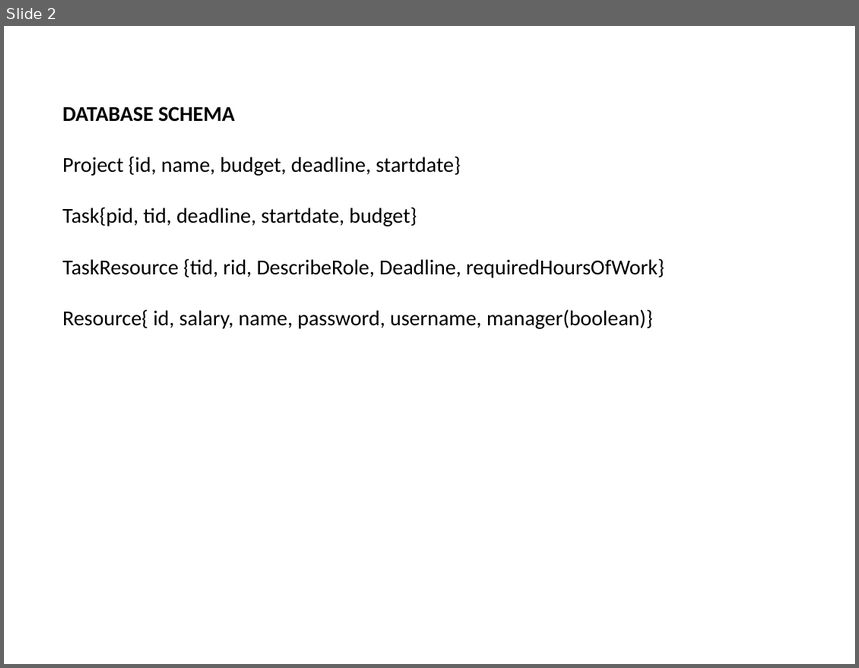
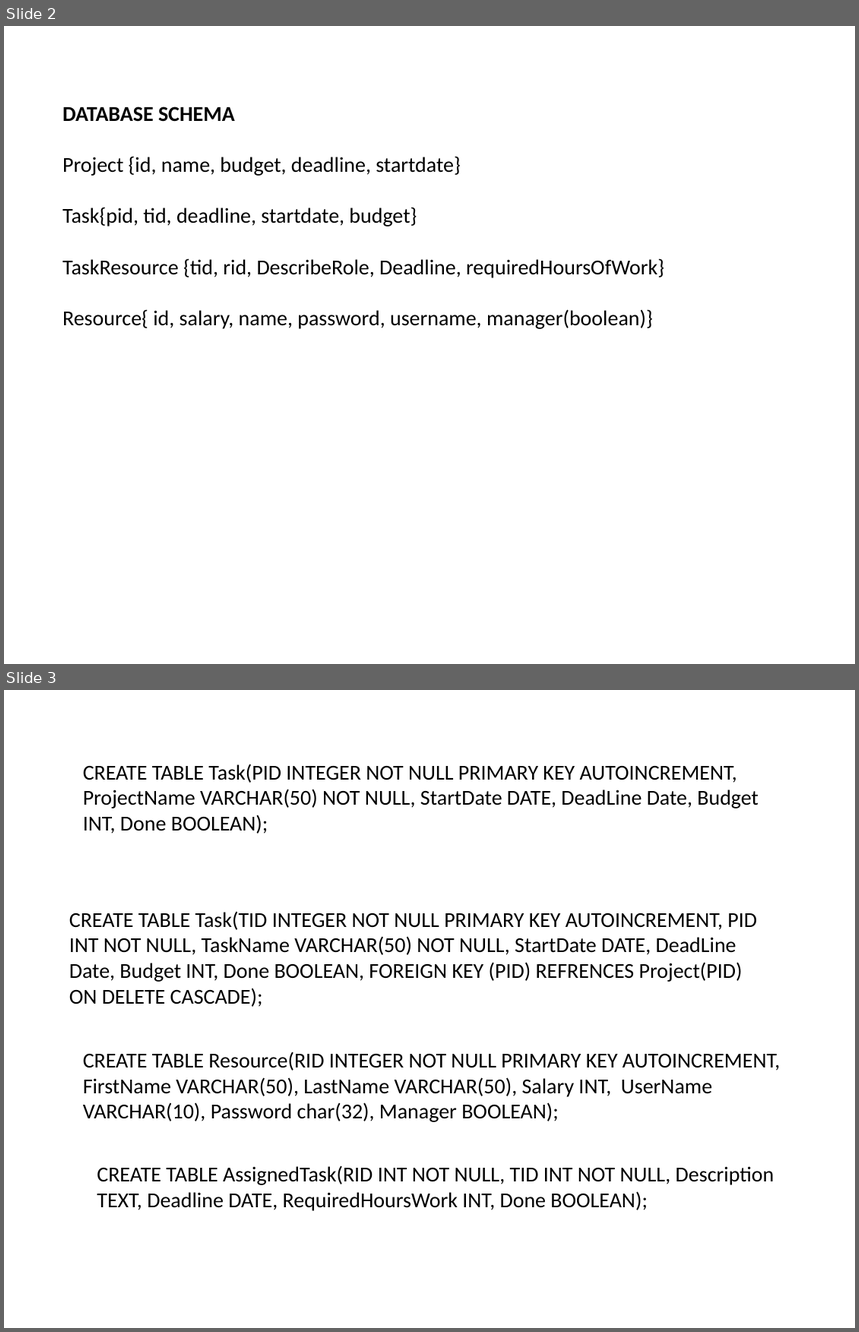
Before and after one commit to sepgroup/sep, a slide deck: Documents/Database_ER_Diagram.pptx. Shown one above the other, each under a label of ours: slide 2 before the commit, slides 2 and 3 after it. The pictures are 859x668 and 859x1332 pixels, drawn with LibreOffice and Linux fonts; fonts in the diff are those of the drawing. Boxes give left, top, right and bottom in pixels: in the first picture for what was removed or moved away, otherwise in the second. Text is boxed around its words. In the diff, an @@ line names an element or a change of style, - is before the commit and + after.

```diff
--- a/Documents/Database_ER_Diagram.pptx
+++ b/Documents/Database_ER_Diagram.pptx
@@ slide 3 added at [4,690,855,1328], background #FFFFFF @@
@@ text added at [83,764,759,834], 18 pt, text #000000 @@
+CREATE TABLE Task(PID INTEGER NOT NULL PRIMARY KEY AUTOINCREMENT, ProjectName VARCHAR(50) NOT NULL, StartDate DATE, DeadLine Date, Budget INT, Done BOOLEAN);
@@ text added at [69,911,757,1007], 18 pt, text #000000 @@
+CREATE TABLE Task(TID INTEGER NOT NULL PRIMARY KEY AUTOINCREMENT, PID INT NOT NULL, TaskName VARCHAR(50) NOT NULL, StartDate DATE, DeadLine Date, Budget INT, Done BOOLEAN, FOREIGN KEY (PID) REFRENCES Project(PID) ON DELETE CASCADE);
@@ text added at [83,1052,780,1122], 18 pt, text #000000 @@
+CREATE TABLE Resource(RID INTEGER NOT NULL PRIMARY KEY AUTOINCREMENT, FirstName VARCHAR(50), LastName VARCHAR(50), Salary INT, UserName VARCHAR(10), Password char(32), Manager BOOLEAN);
@@ text added at [97,1166,775,1211], 18 pt, text #000000 @@
+CREATE TABLE AssignedTask(RID INT NOT NULL, TID INT NOT NULL, Description TEXT, Deadline DATE, RequiredHoursWork INT, Done BOOLEAN);
```
Also in this commit, not shown: 1 other file.
